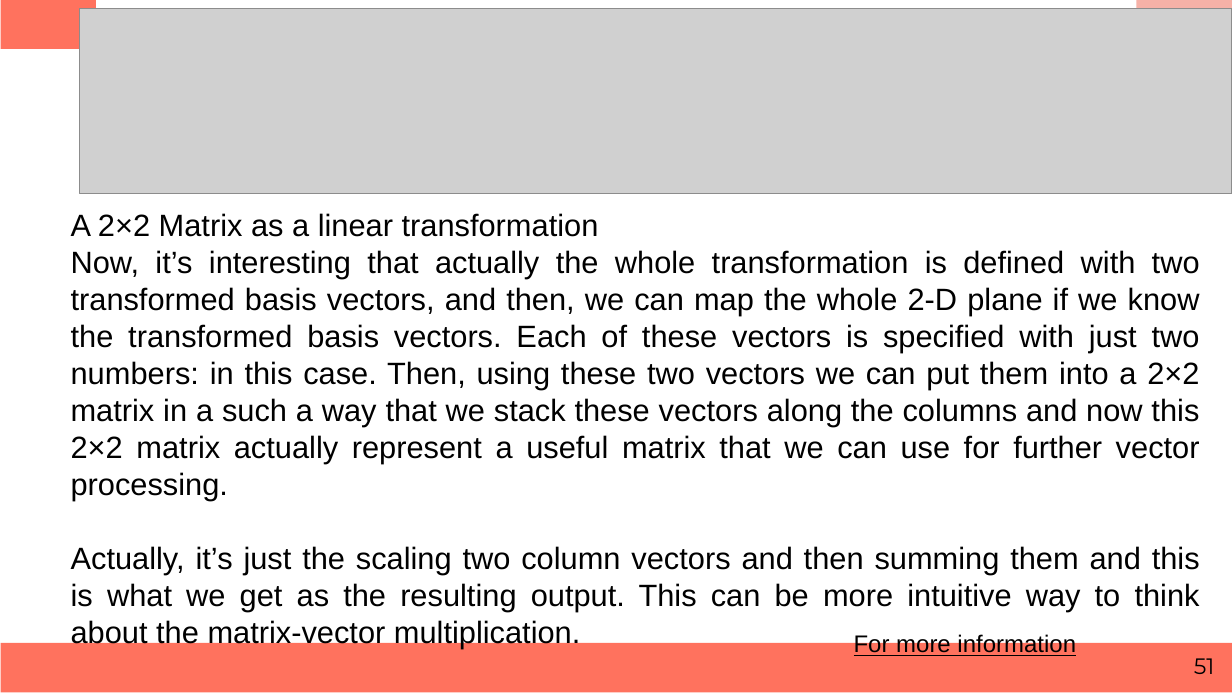
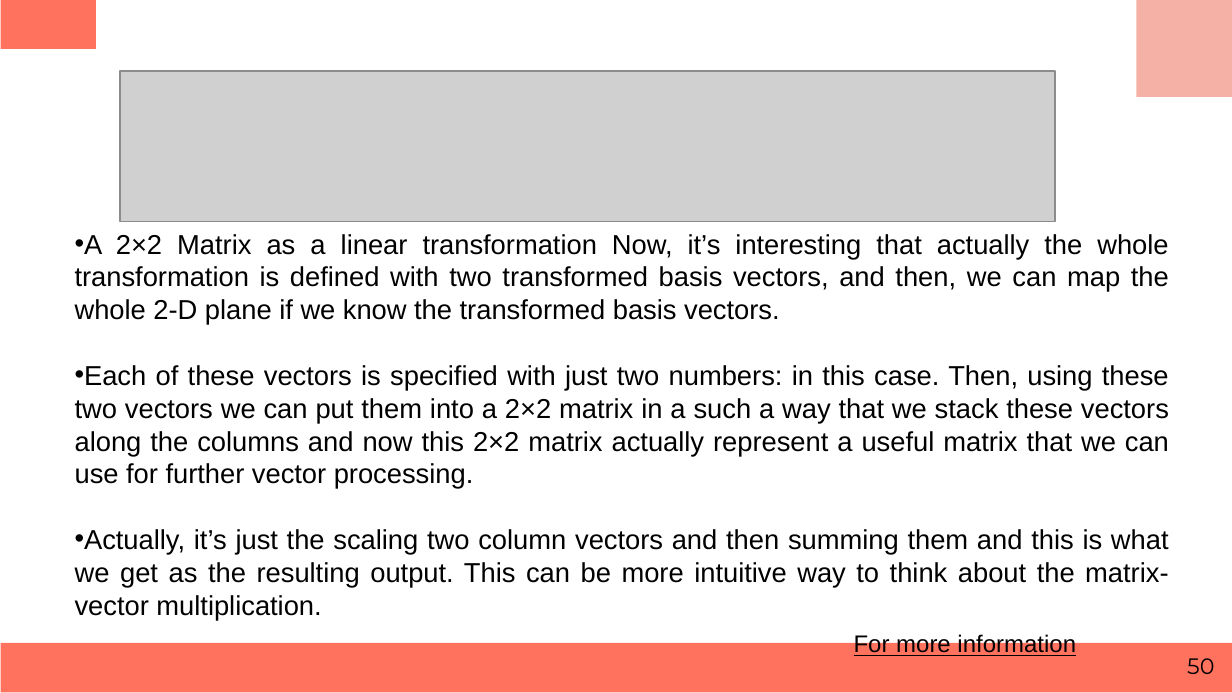
Before and after one commit to keonicsx/Code_Storage, a slide deck: slide 50 of ppt_m3/Business Statistics.pptx (slide 51 before the commit). Drawn at 1232x693 pixels with LibreOffice and Linux fonts; fonts in the diff are those of the drawing; grey boxes stand for pictures. Boxes give left, top, right and bottom in pixels: in the first picture for what was removed or moved away, otherwise in the second. Text is boxed around its words. In the diff, an @@ line names an element or a change of style, - is before the commit and + after.

```diff
--- a/ppt_m3/Business Statistics.pptx
+++ b/ppt_m3/Business Statistics.pptx
@@ picture: place and size @@
-picture at (79,9,1232,193)
+picture at (120,71,1055,222)
@@ text "A 2×2 Matrix as a ...": place and size @@
-text "A 2×2 Matrix as a ..." at (71,213,1200,648)
+text "A 2×2 Matrix as a ..." at (75,234,1169,620)
@@ text at (75,234,1169,489): text changed; size 18 to 16 pt @@
-A 2×2 Matrix as a linear transformation
-Now, it’s interesting that actually the whole transformation is defined with two transformed basis vectors, and then, we can map the whole 2-D plane if we know the transformed basis vectors. Each of these vectors is specified with just two numbers: in this case. Then, using these two vectors we can put them into a 2×2 matrix in a such a way that we stack these vectors along the columns and now this 2×2 matrix actually represent a useful matrix that we can use for further vector processing.
+• A 2×2 Matrix as a linear transformation Now, it’s interesting that actually the whole transformation is defined with two transformed basis vectors, and then, we can map the whole 2-D plane if we know the transformed basis vectors.
+• Each of these vectors is specified with just two numbers: in this case. Then, using these two vectors we can put them into a 2×2 matrix in a such a way that we stack these vectors along the columns and now this 2×2 matrix actually represent a useful matrix that we can use for further vector processing.
@@ text at (75,529,1169,620): size 18 to 16 pt in "Actually, it’s just the scaling two column ..."; bullet none to • @@
@@ page number at (1187,658,1214,674): text changed @@
-51
+50
```
Also in this commit, not shown: 44 other slides changed, 2 slides removed, 2 other files.
